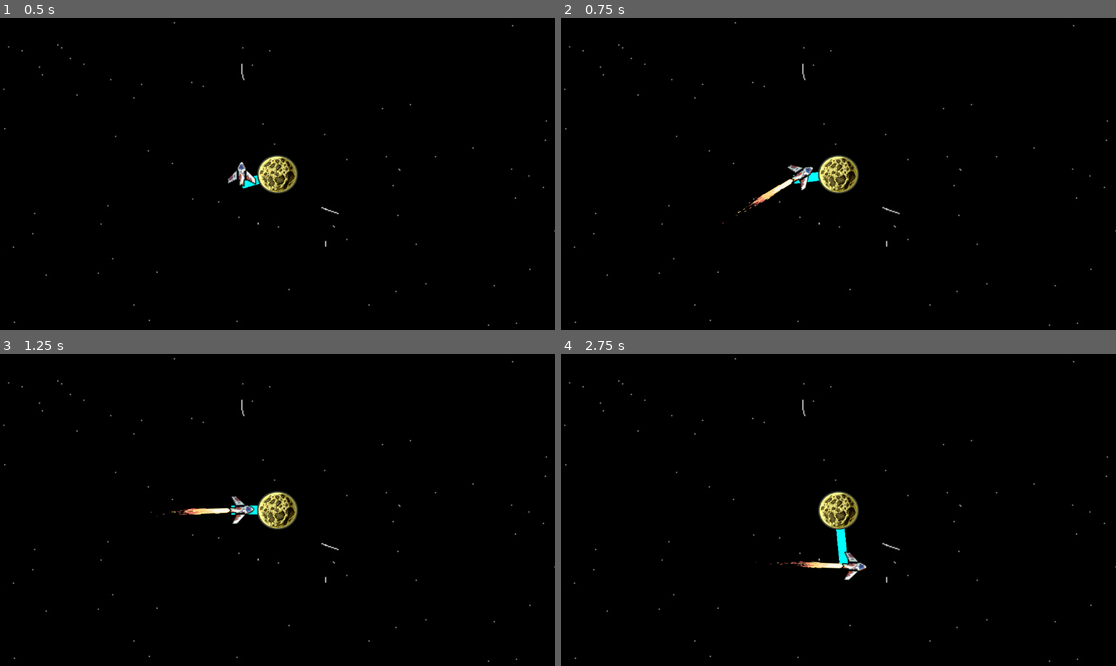
Above: before the commit, frames 1-4 (two rows, left to right).
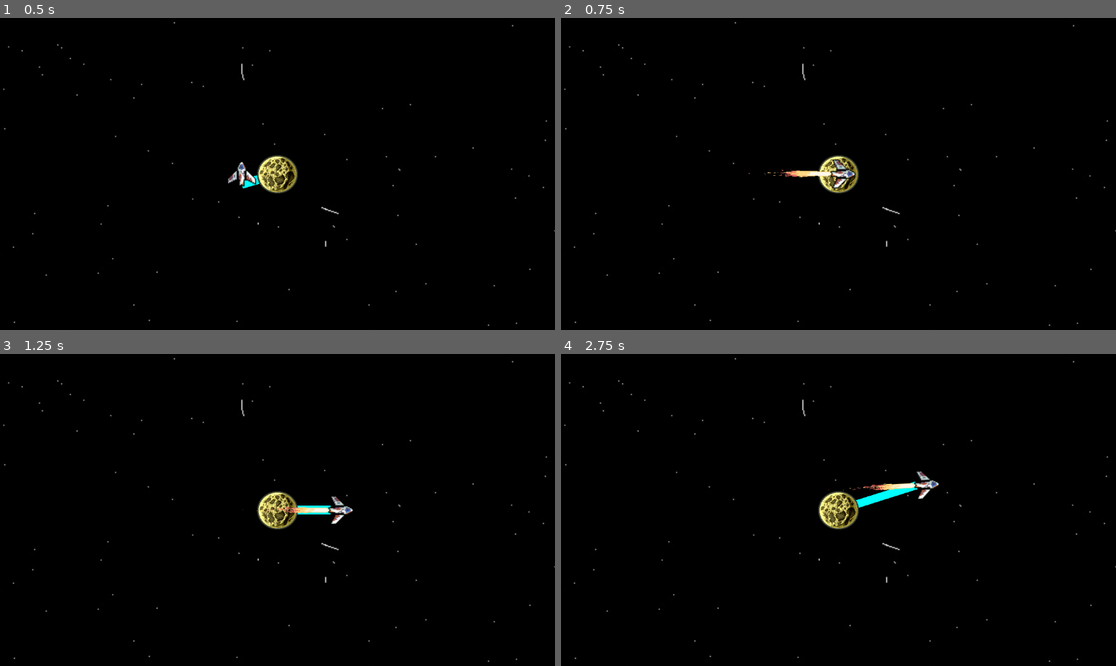
Above: after the commit, the same moments.

Repository: Fila2224/bounce-back
Game: Godot game, scene res://scenes/main_scene.tscn
Two runs of this game, one before a commit and one after it. Both use one fixed random seed, a clock stepped at 60 frames per second and the inputs below.
Inputs:
- Up to frame 1 (0.5 s): no input
- Up to frame 2 (0.75 s): hold D (right) from 0.53 s (still down); tap Space (blip, bound only after the commit) at 0.6 s
- Up to frame 3 (1.25 s): keep holding D (right)
- Up to frame 4 (2.75 s): release D (right) at 1.28 s; hold S (down) 1.28-2.03 s; tap Space (blip, bound only after the commit) at 1.35, 2.1 s; hold D (right) from 2.03 s (still down)

Frame 1 is identical in both runs. In frame 2, 0.7% of the frame differs, in the area x 29-54%, y 45-66%; in frame 3, 0.8%; in frame 4, 1.1%, in the area x 35-69%, y 37-73%.

Commit message:
oasigh

Diff:
--- a/project.godot
+++ b/project.godot
@@ -21,6 +21,11 @@
 
 [input]
 
+blip={
+"deadzone": 0.5,
+"events": [Object(InputEventKey,"resource_local_to_scene":false,"resource_name":"","device":-1,"window_id":0,"alt_pressed":false,"shift_pressed":false,"ctrl_pressed":false,"meta_pressed":false,"pressed":false,"keycode":0,"physical_keycode":32,"key_label":0,"unicode":32,"location":0,"echo":false,"script":null)
+]
+}
 up={
 "deadzone": 0.5,
 "events": [Object(InputEventKey,"resource_local_to_scene":false,"resource_name":"","device":-1,"window_id":0,"alt_press …(195 unchanged characters)…
--- a/scenes/meteor.tscn
+++ b/scenes/meteor.tscn
@@ -40,21 +40,21 @@
 "duration": 1.0,
 "texture": SubResource("AtlasTexture_yxpia")
 }],
-"loop": true,
+"loop": 1,
 "name": &"default",
 "speed": 5.0
 }]
 
 [sub_resource type="CircleShape2D" id="CircleShape2D_58b82"]
 
-[node name="meteor" type="CharacterBody2D"]
+[node name="meteor" type="CharacterBody2D" unique_id=1972038467]
 
-[node name="Area2D" type="Area2D" parent="."]
+[node name="Area2D" type="Area2D" parent="." unique_id=873708314]
 
-[node name="AnimatedSprite2D" type="AnimatedSprite2D" parent="."]
+[node name="AnimatedSprite2D" type="AnimatedSprite2D" parent="." unique_id=1438258980]
 sprite_frames = SubResource("SpriteFrames_o8pv2")
 frame_progress = 0.823513
 
-[node name="CollisionShape2D" type="CollisionShape2D" parent="."]
+[node name="CollisionShape2D" type="CollisionShape2D" parent="." unique_id=1333431625]
 position = Vector2(1, -88)
 shape = SubResource("CircleShape2D_58b82")
--- a/scripts/rocket.gd
+++ b/scripts/rocket.gd
@@ -12,8 +12,13 @@
 @export var planet: Node2D
 ## Rychlost pomalého stahování k planetě, když neletíte
 @export var pull_speed: float = 35.0
+## Doba průletu středem planety na druhou stranu (v sekundách)
+@export var dash_duration: float = 0.25
+
+var is_dashing: bool = false
 
 @onready var exhaust: AnimatedSprite2D = $Exhaust
+@onready var collision_shape: CollisionShape2D = $CollisionShape2D
 
 func _ready() -> void:
 	if exhaust:
@@ -22,6 +27,15 @@
 		planet = get_parent().get_node_or_null("moon-center")
 
 func _physics_process(delta: float) -> void:
+	# Spuštění průletu středem na druhou stranu planety akcí 'blip' (mezerník)
+	if Input.is_action_just_pressed("blip") and not is_dashing and planet:
+		start_center_dash()
+		return
+
+	# Pokud právě probíhá průlet středem, neovládáme raketu klávesami
+	if is_dashing:
+		return
+
 	# Získání směru podle nastavených akcí z Input Map (left, right, up, down)
 	var direction := Input.get_vector("left", "right", "up", "down")
 
@@ -66,3 +80,42 @@
 			velocity = Vector2.ZERO
 
 	move_and_slide()
+
+## Zahájí rychlý přímý průlet středem planety na opačnou stranu
+func start_center_dash() -> void:
+	is_dashing = true
+	velocity = Vector2.ZERO
+
+	# Dočasně vypneme kolizi, aby raketa neuvízla v povrchu planety
+	if collision_shape:
+		collision_shape.set_deferred("disabled", true)
+
+	# Relativní pozice vůči planetě a cílová pozice na opačné straně
+	var current_offset := global_position - planet.global_position
+	var target_pos := planet.global_position - current_offset
+
+	# Natočení rakety ve směru průletu
+	var dash_dir := (target_pos - global_position).normalized()
+	if dash_dir != Vector2.ZERO:
+		rotation = dash_dir.angle() + PI / 2
+
+	# Zapnutí plamenů během průletu
+	if exhaust:
+		exhaust.visible = true
+		if not exhaust.is_playing() or exhaust.animation != "flying":
+			exhaust.play("flying")
+
+	# Plynulý a rychlý pohyb na druhou stranu pomocí Tweenu
+	var tween := create_tween()
+	tween.set_trans(Tween.TRANS_QUAD)
+	tween.set_ease(Tween.EASE_IN_OUT)
+	tween.tween_property(self, "global_position", target_pos, dash_duration)
+	tween.finished.connect(_on_dash_finished)
+
+func _on_dash_finished() -> void:
+	is_dashing = false
+	if collision_shape:
+		collision_shape.set_deferred("disabled", false)
+	if exhaust:
+		exhaust.visible = false
+		exhaust.stop()
Not shown: 1 places in scenes/meteor.tscn that only renumber resources
